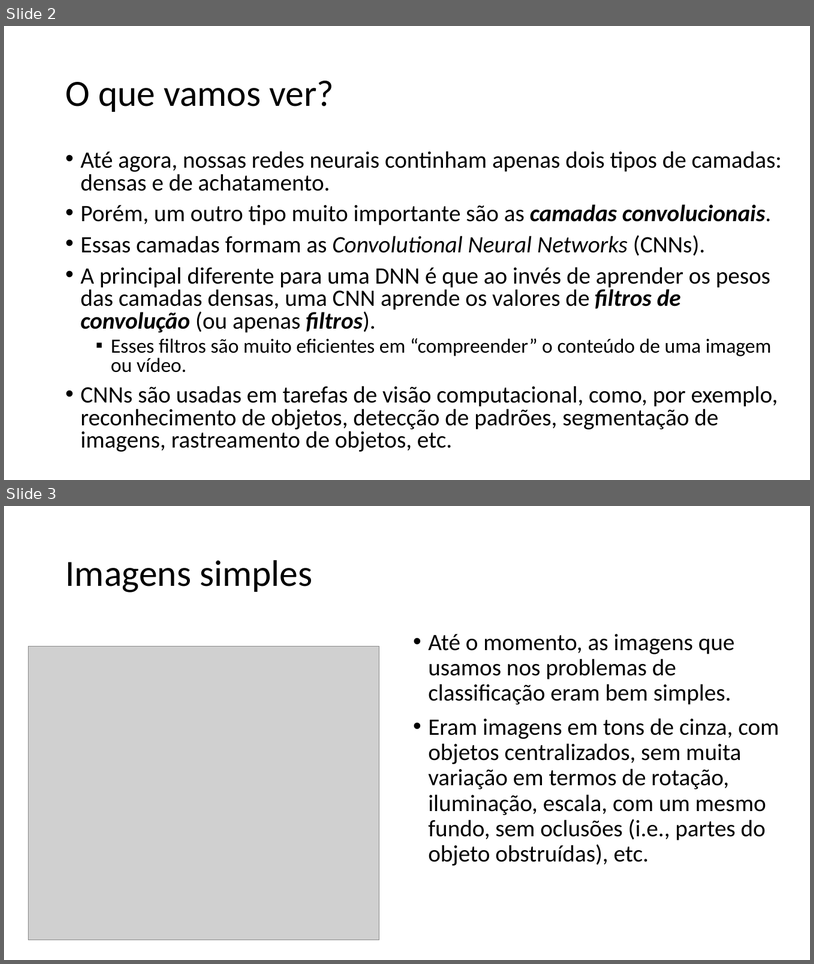
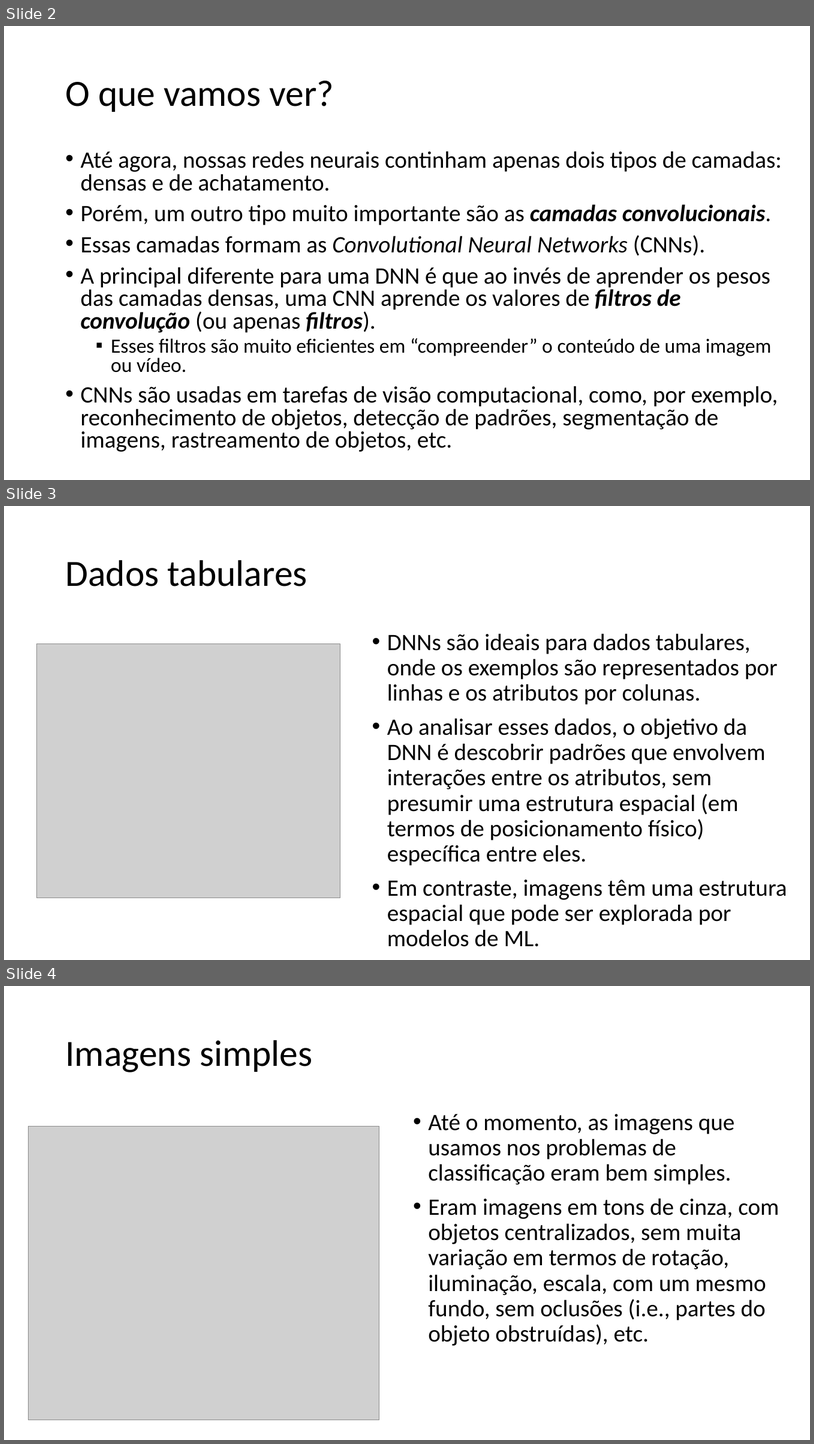
Before and after one commit to zz4fap/tp557-iot-ml, a slide deck: slides/TP557_12_Introduzindo_convoluções.pptx. Shown one above the other, each under a label of ours: slides 2 and 3 before the commit, slides 2, 3 and 4 after it. The pictures are 814x964 and 814x1444 pixels, drawn with LibreOffice and Linux fonts; fonts in the diff are those of the drawing; grey boxes stand for pictures. Boxes give left, top, right and bottom in pixels: in the first picture for what was removed or moved away, otherwise in the second. Text is boxed around its words. In the diff, an @@ line names an element or a change of style, - is before the commit and + after.

```diff
--- a/slides/TP557_12_Introduzindo_convoluções.pptx
+++ b/slides/TP557_12_Introduzindo_convoluções.pptx
@@ slide 3 added at <box>4,506,810,960</box>, background #FFFFFF @@
@@ title added at <box>65,560,308,586</box>, 44 pt, text #000000 @@
+Dados tabulares
@@ picture added at <box>36,644,341,897</box> @@
@@ text added at <box>387,633,788,946</box>, 28 pt, text #000000 @@
+• DNNs são ideais para dados tabulares, onde os exemplos são representados por linhas e os atributos por colunas.
+• Ao analisar esses dados, o objetivo da DNN é descobrir padrões que envolvem interações entre os atributos, sem presumir uma estrutura espacial (em termos de posicionamento físico) específica entre eles.
+• Em contraste, imagens têm uma estrutura espacial que pode ser explorada por modelos de ML.
@@ what was slide 3 is now slide 4 @@
```
Also in this commit, not shown: 3 slides changed, 13 other slides added, 1 slide removed, 4 other files.
